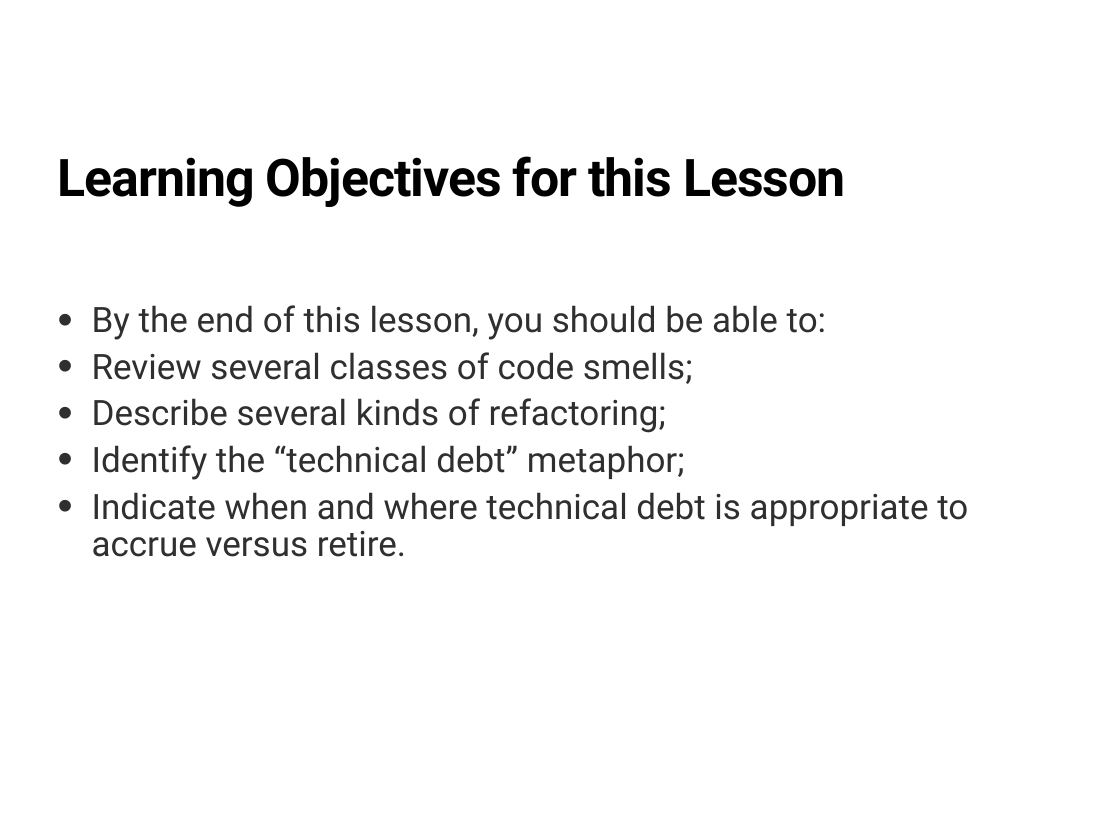
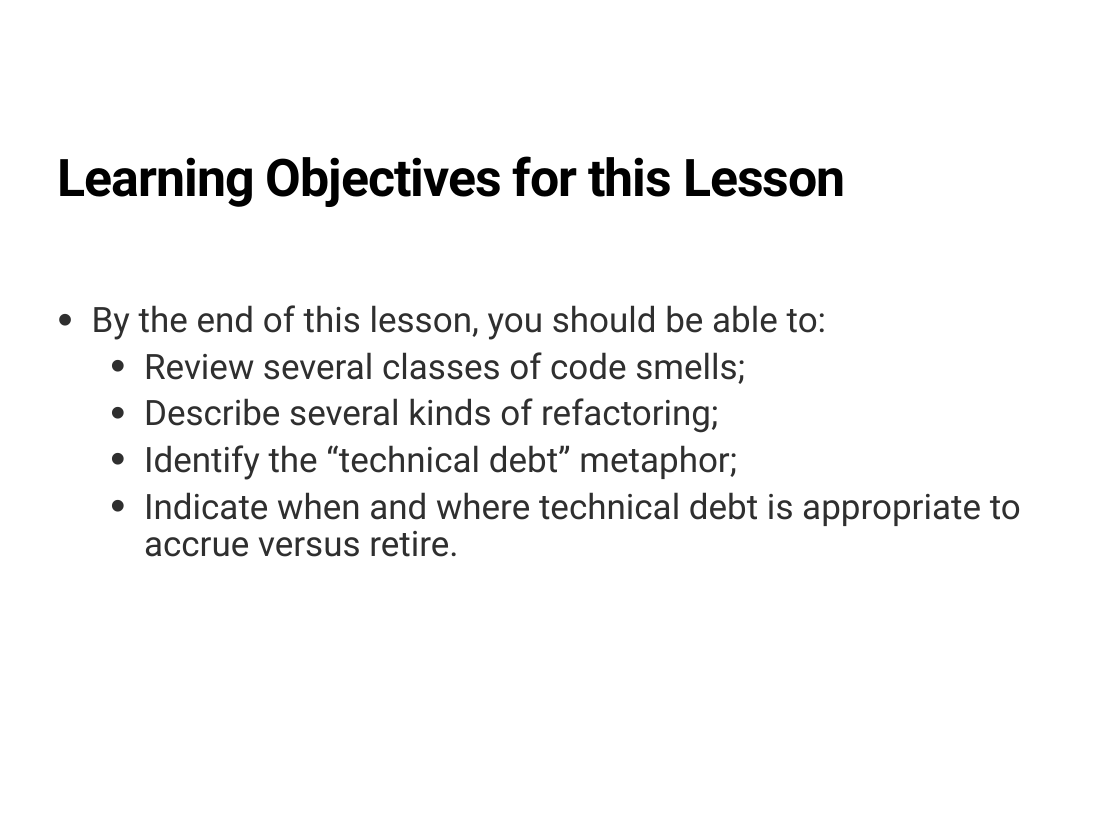
Before and after one commit to neu-se/CS4530-Spring-2022, a slide deck: slide 4 of Slides/Lesson 11 Code Smells, Refactoring and Technical Debt.pptx. Drawn at 1120x840 pixels with LibreOffice and Linux fonts; fonts in the diff are those of the drawing. Boxes give left, top, right and bottom in pixels: in the first picture for what was removed or moved away, otherwise in the second. Text is boxed around its words. In the diff, an @@ line names an element or a change of style, - is before the commit and + after.

```diff
--- a/Slides/Lesson 11 Code Smells, Refactoring and Technical Debt.pptx
+++ b/Slides/Lesson 11 Code Smells, Refactoring and Technical Debt.pptx
@@ text at bbox=[144, 352, 1021, 557]: list level 1 to 2 in "Review several classes of code ..."; list level 1 to 2 in "Describe several kinds of refactoring;"; list level 1 to 2 in "Identify the “technical debt” metaphor;"; list level 1 to 2 in "Indicate when and where technical ..." @@
```
Also in this commit, not shown: 2 other slides changed, 2 slides added, 1 slide removed, 1 other file.
